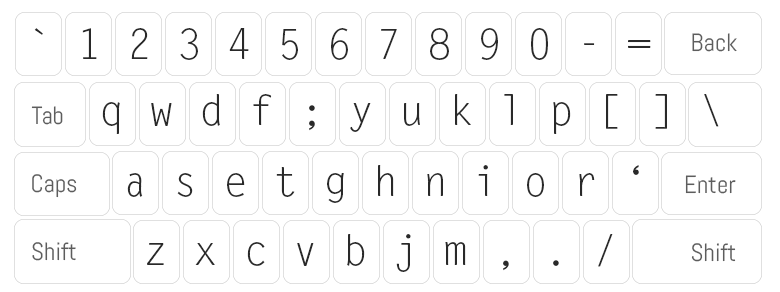
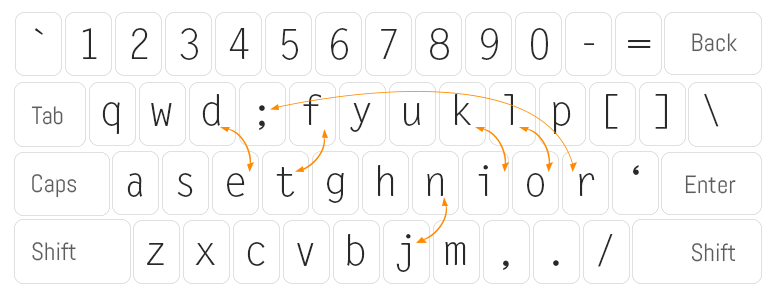
Layer changes from the first w=780, h=292 image to the second:
added group "Arrow copy" with 3 layers above "Arrow copy 4" over [220, 127, 254, 172]
added layer "Polygon 1 copy" (1st of 4, in "Arrow copy") in group "Arrow copy" over [247, 162, 254, 172]
added layer "Shape 1" (1st of 5, in "Arrow copy") in group "Arrow copy" over [228, 129, 251, 165]
added group "Arrow copy 4" with 3 layers above "Arrow copy 3" over [519, 127, 553, 172]
added layer "Polygon 1 copy" (2nd of 4, in "Arrow copy 4") in group "Arrow copy 4" over [546, 162, 553, 172]
added layer "Shape 1" (2nd of 5, in "Arrow copy 4") in group "Arrow copy 4" over [527, 129, 550, 165]
added group "Arrow copy 3" with 3 layers above "Arrow copy 5" over [475, 127, 509, 172]
added layer "Polygon 1 copy" (3rd of 4, in "Arrow copy 3") in group "Arrow copy 3" over [502, 162, 509, 172]
added layer "Shape 1" (3rd of 5, in "Arrow copy 3") in group "Arrow copy 3" over [483, 129, 506, 165]
added group "Arrow copy 5" with 3 layers above "Polygon 1 copy 2" over [416, 197, 448, 243]
added layer "Polygon 1 copy" (4th of 4, in "Arrow copy 5") in group "Arrow copy 5" over [416, 237, 427, 243]
added layer "Polygon 1" (4th of 6, in "Arrow copy 5") in group "Arrow copy 5" over [442, 197, 448, 206]
added layer "Shape 1" (4th of 5, in "Arrow copy 5") in group "Arrow copy 5" over [423, 205, 447, 240]
added layer "Polygon 1 copy 2" above "Group 3" over [570, 162, 577, 172]
added group "Group 3" with 2 layers above "Group 2" over [270, 91, 574, 168]
added layer "Shape 2" in group "Group 3" over [274, 91, 574, 168]
added layer "Polygon 1 copy 3" in group "Group 3" over [270, 104, 279, 110]
added group "Group 2" with 3 layers above "z x c v b j m , . /" over [295, 129, 328, 172]
added layer "Shape 1" (5th of 5, in "Group 2") in group "Group 2" over [299, 137, 325, 171]
renamed "q w d f ; y u k l p [ ] \" to "q w d ; f y u k l p [ ] \", painted on it over [220, 94, 557, 134]
…and 5 more changes (5 added)
